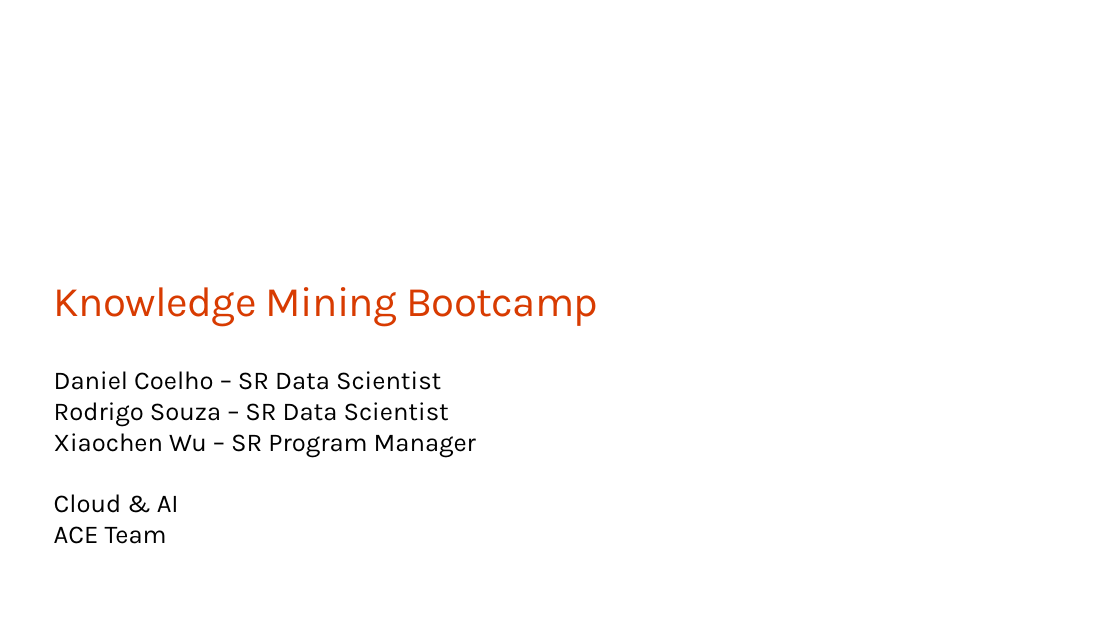
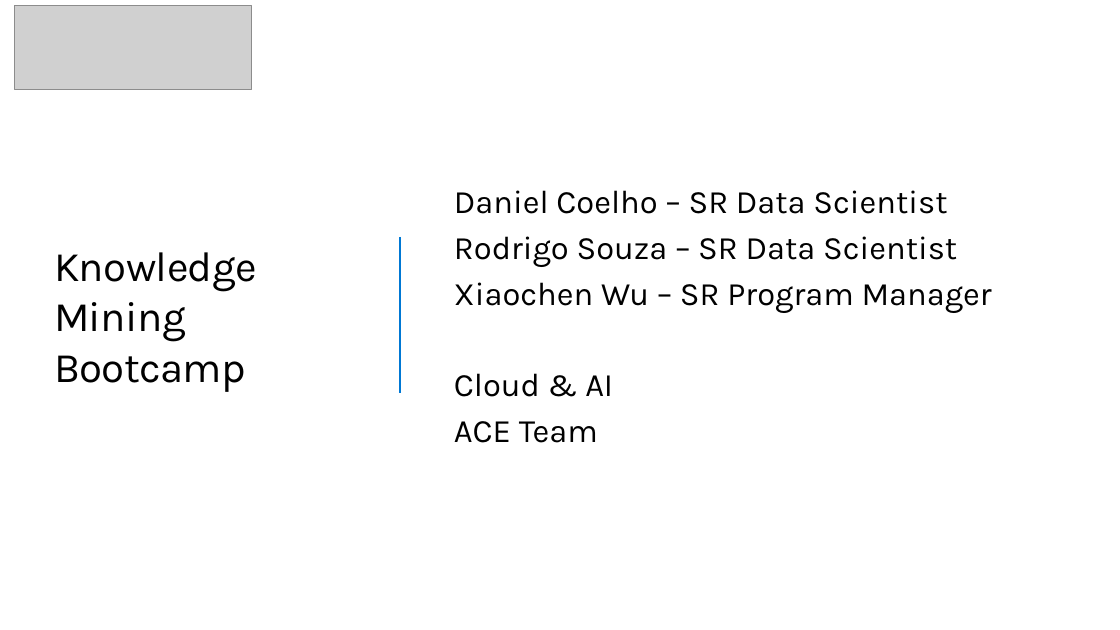
Before and after one commit to QuirkyDataScientist1978/Build-a-knowledge-mining-solution-using-Azure-AI, a slide deck: slide 1 of resources/slides/Opening.pptx. Drawn at 1120x630 pixels with LibreOffice and Linux fonts; fonts in the diff are those of the drawing; grey boxes stand for pictures; background and template pictures are left out. Boxes give left, top, right and bottom in pixels: in the first picture for what was removed or moved away, otherwise in the second. Text is boxed around its words. In the diff, an @@ line names an element or a change of style, - is before the commit and + after.

```diff
--- a/resources/slides/Opening.pptx
+++ b/resources/slides/Opening.pptx
@@ picture added at (14,6,251,90) @@
@@ title "Knowledge Mining Bootcamp": place and size @@
-title "Knowledge Mining Bootcamp" at (54,287,598,327)
+title "Knowledge Mining Bootcamp" at (54,252,257,392)
@@ title "Knowledge Mining Bootcamp" at (54,252,257,392): text colour #D83B01 to #000000; vertical alignment bottom to middle @@
@@ text "Daniel Coelho – SR Data ...": place and size @@
-text "Daniel Coelho – SR Data ..." at (54,371,476,544)
+text "Daniel Coelho – SR Data ..." at (454,190,992,443)
@@ text "Daniel Coelho – SR Data ..." at (454,190,992,443): size 22 to 28 pt; more space between paragraphs; vertical alignment top to middle @@
@@ line added from (400, 237) to (400, 393), #0078D4 2.25 pt @@
```
Also in this commit, not shown: 14 other slides changed, 3 slides added, 1 slide removed.
